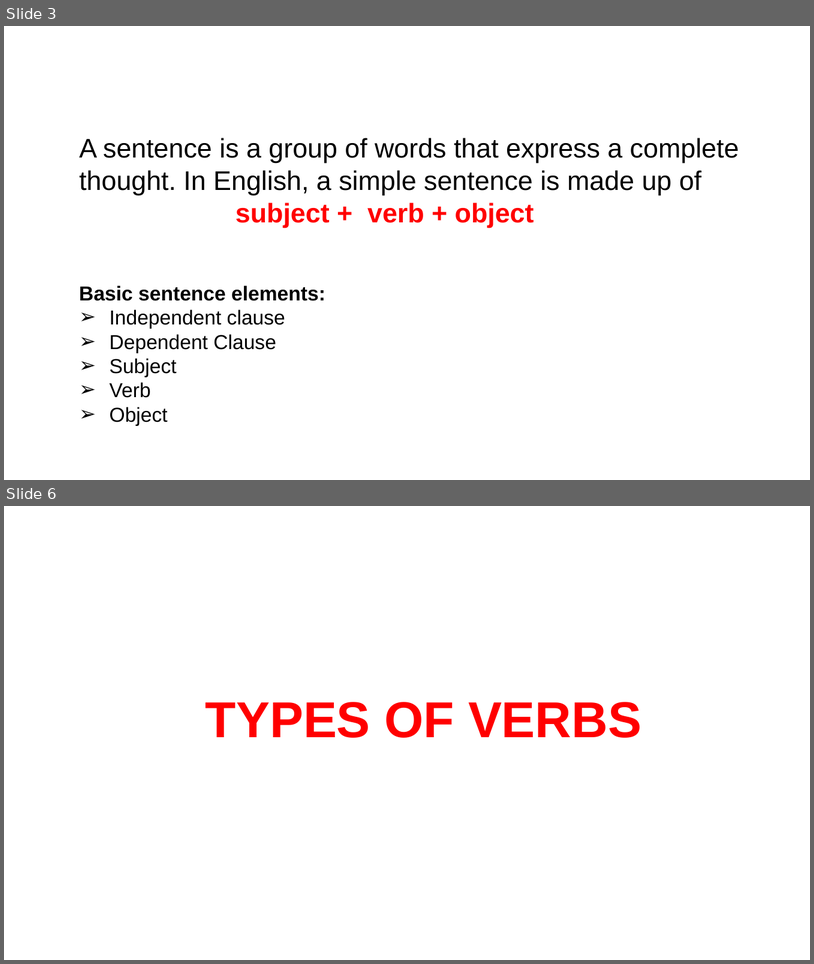
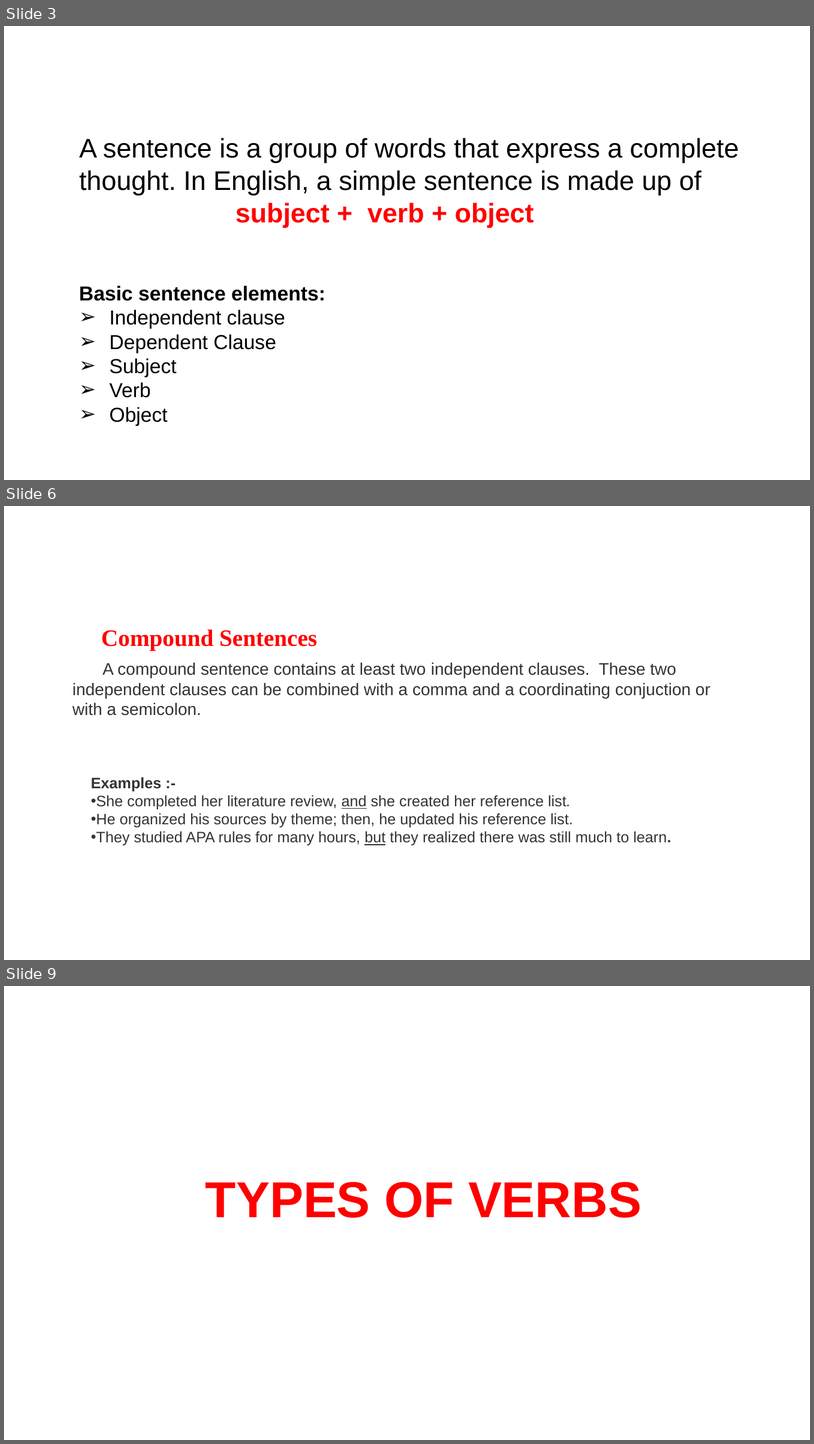
Before and after one commit to Bmadhanmohan/aws_batch_demo, a slide deck: 21_12_2023_PPT_ENGLISH.pptx. Shown one above the other, each under a label of ours: slides 3 and 6 before the commit, slides 3, 6 and 9 after it; the slides between them are not shown. The pictures are 814x964 and 814x1444 pixels, drawn with LibreOffice and Linux fonts; fonts in the diff are those of the drawing; background and template pictures are left out. Boxes give left, top, right and bottom in pixels: in the first picture for what was removed or moved away, otherwise in the second. Text is boxed around its words. In the diff, an @@ line names an element or a change of style, - is before the commit and + after.

```diff
--- a/21_12_2023_PPT_ENGLISH.pptx
+++ b/21_12_2023_PPT_ENGLISH.pptx
@@ slide 6 added at box(4, 506, 810, 960), background #FFFFFF @@
@@ text added at box(101, 629, 317, 651), 28 pt, text #FF0000, bold @@
+Compound Sentences
@@ text added at box(72, 662, 711, 715), 20 pt, text #333333 @@
+A compound sentence contains at least two independent clauses. These two independent clauses can be combined with a comma and a coordinating conjuction or with a semicolon.
@@ text added at box(91, 777, 671, 846), 18 pt, text #333333 @@
+Examples :-
+• She completed her literature review, and she created her reference list.
+• He organized his sources by theme; then, he updated his reference list.
+• They studied APA rules for many hours, but they realized there was still much to learn.
@@ what was slide 6 is now slide 9 @@
```
Also in this commit, not shown: 2 slides changed, 5 other slides added, 2 slides removed.
